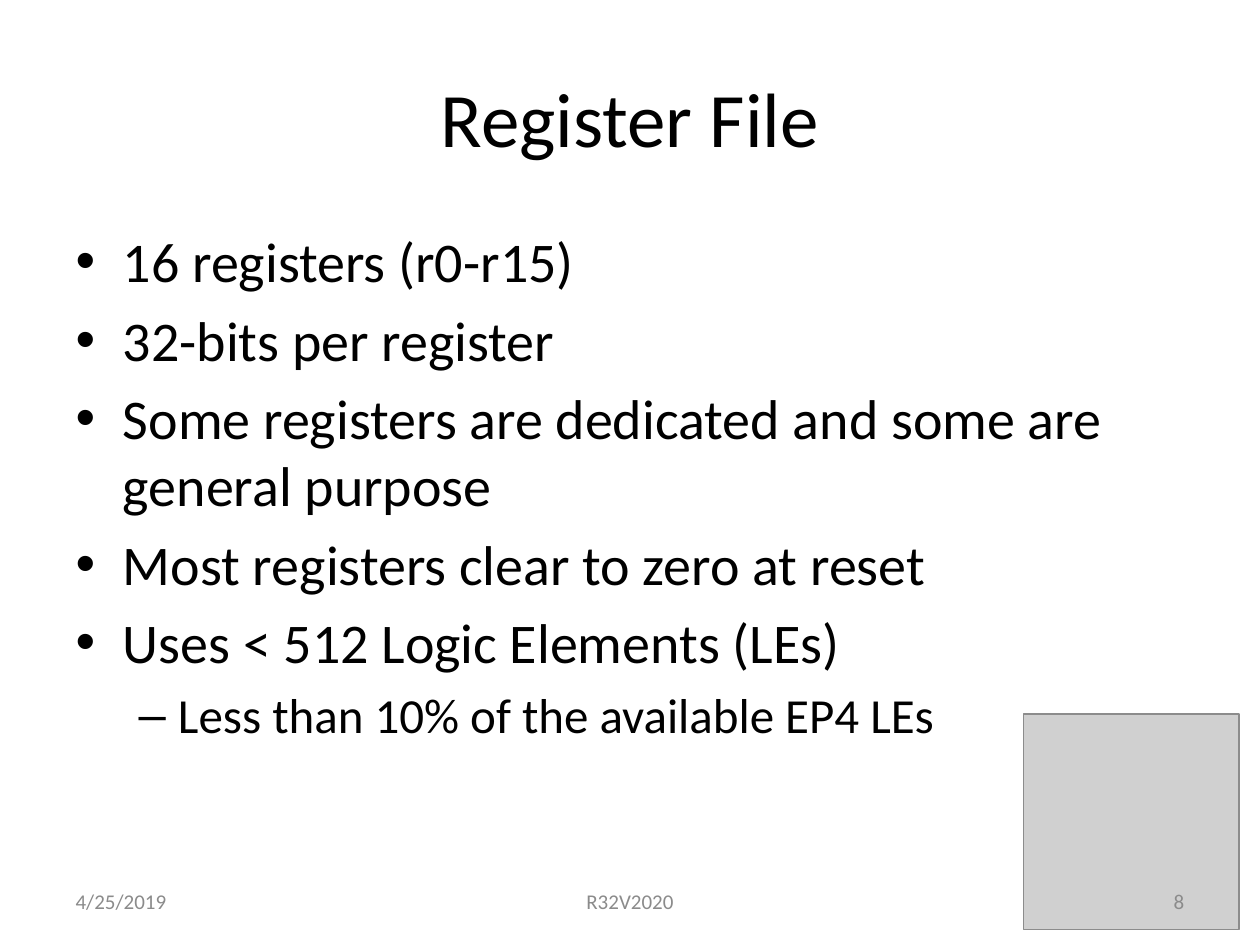
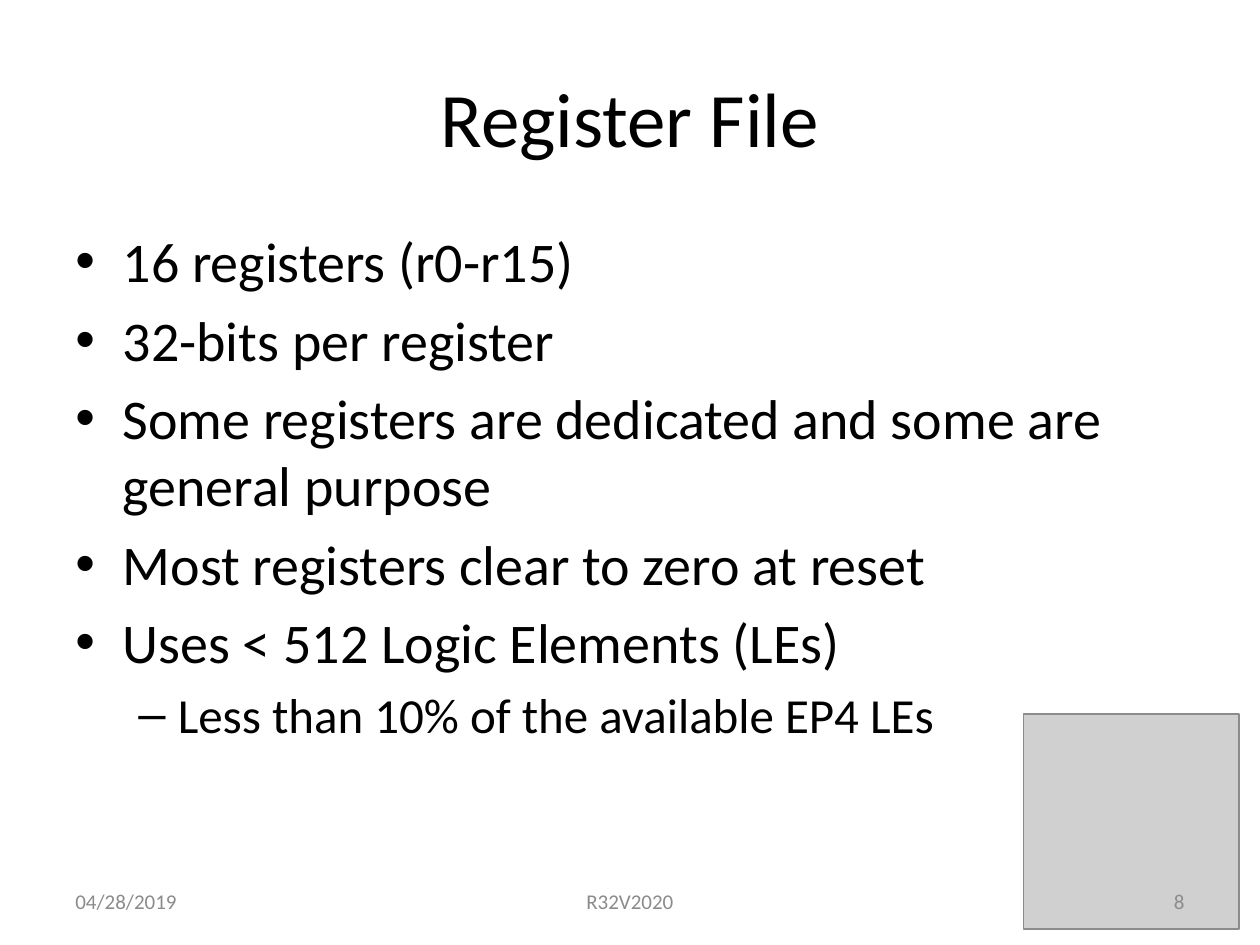
Before and after one commit to douggilliland/R32V2020, a slide deck: slide 8 of Architecture/R32V2020-RISC in EP4CE6.pptx. Drawn at 1260x945 pixels with LibreOffice and Linux fonts; fonts in the diff are those of the drawing; grey boxes stand for pictures. Boxes give left, top, right and bottom in pixels: in the first picture for what was removed or moved away, otherwise in the second. Text is boxed around its words. In the diff, an @@ line names an element or a change of style, - is before the commit and + after.

```diff
--- a/Architecture/R32V2020-RISC in EP4CE6.pptx
+++ b/Architecture/R32V2020-RISC in EP4CE6.pptx
@@ text at (75,894,176,910): text changed; text colour #8C8C8C to #8B8B8B @@
-4/25/2019
+04/28/2019
```
Also in this commit, not shown: 15 other slides changed.
